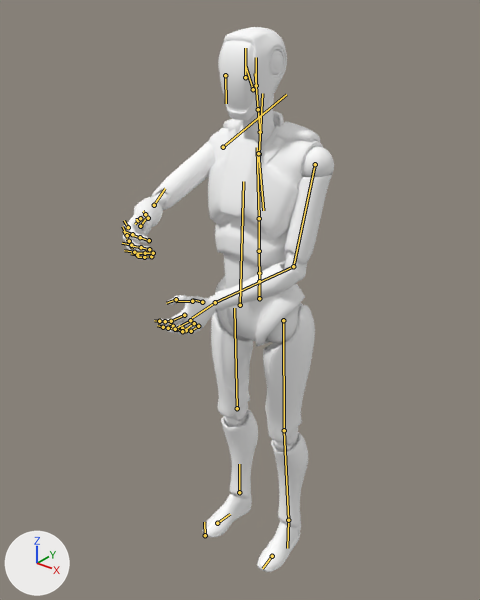
Before and after pictures for a commit that changed the FBX model Assets/Models/Character.fbx.
The view is the same before and after, from a 50 mm camera at (1.125, -1.488, 1.885) aimed at (0.006, -0.089, 1.018). The lights are fixed; the arrows at lower left show +X, +Y and +Z. The first picture is the older version. Both versions are drawn at frame 1 of the action 'SwingPolearm'; the numbers are the values there. The bones that change, and the others that lie on the model, are drawn over the model as lines.

The first picture shows 'Armature_Mesh'.
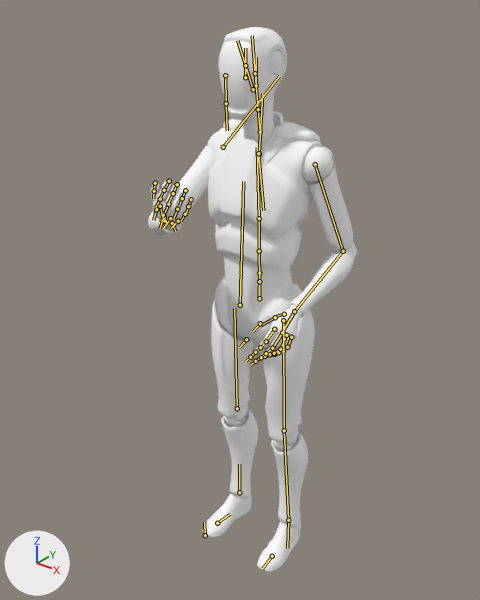
The change, as a list of edits to the scene's bpy script:
```text
Change bone_left_upperarm:
    where bone_left_upperarm = bpy.data.objects['Skeleton'].pose.bones['Left_UpperArm']  # child of 'Left_Shoulder'
    bone_left_upperarm.rotation_quaternion: (0.929, 0.246, -0.009, -0.277) -> (0.95, -0.072, 0.13, -0.276)  # degrees (28, 7, -32) -> degrees (-12, 12, -34)
Change bone_left_lowerarm:
    where bone_left_lowerarm = bpy.data.objects['Skeleton'].pose.bones['Left_LowerArm']  # child of 'Left_UpperArm'
    bone_left_lowerarm.rotation_quaternion: (0.973, 0.038, -0.07, -0.216) -> (0.95, 0.272, 0.116, 0.101)  # degrees (6, -7, -25) -> degrees (33, 10, 15)
Change bone_right_upperarm:
    where bone_right_upperarm = bpy.data.objects['Skeleton'].pose.bones['Right_UpperArm']  # child of 'Right_Shoulder'
    bone_right_upperarm.rotation_quaternion: (0.852, 0.523, 0.0, 0.0) -> (0.895, 0.437, 0.063, -0.058)  # degrees (63, 0, 0) -> degrees (52, 9, -3)
Change bone_right_lowerarm:
    where bone_right_lowerarm = bpy.data.objects['Skeleton'].pose.bones['Right_LowerArm']  # child of 'Right_UpperArm'
    bone_right_lowerarm.rotation_quaternion: (0.986, 0.106, 0.032, -0.123) -> (0.86, 0.338, 0.377, 0.056)  # degrees (12, 5, -14) -> degrees (52, 38, 26)
Change bone_right_hand:
    where bone_right_hand = bpy.data.objects['Skeleton'].pose.bones['Right_Hand']  # child of 'Right_LowerArm'
    bone_right_hand.rotation_quaternion: (0.811, 0.0, -0.585, 0.0) -> (-0.075, -0.129, 0.982, -0.119)  # degrees (0, -72, 0) -> degrees (13, -170, 14)
```

Where the change shows, as pixel boxes (x1, y1, x2, y2) in the pictures (480 x 600 px):
'Armature_Mesh', posed: before (123, 27, 334, 572); after (148, 27, 357, 572)
bone 'Left_UpperArm', root to tip: before (315, 164) to (293, 266); after (315, 164) to (343, 251)
bone 'Left_LowerArm', root to tip: before (293, 266) to (215, 302); after (343, 251) to (294, 311)
bone 'Right_UpperArm', root to tip: before (223, 147) to (286, 94); after (223, 147) to (279, 76)
bone 'Right_LowerArm', root to tip: before (154, 205) to (165, 188); after (165, 221) to (159, 219)
bone 'Right_Hand', root to tip: before (140, 226) to (147, 217); after (172, 223) to (175, 231)
